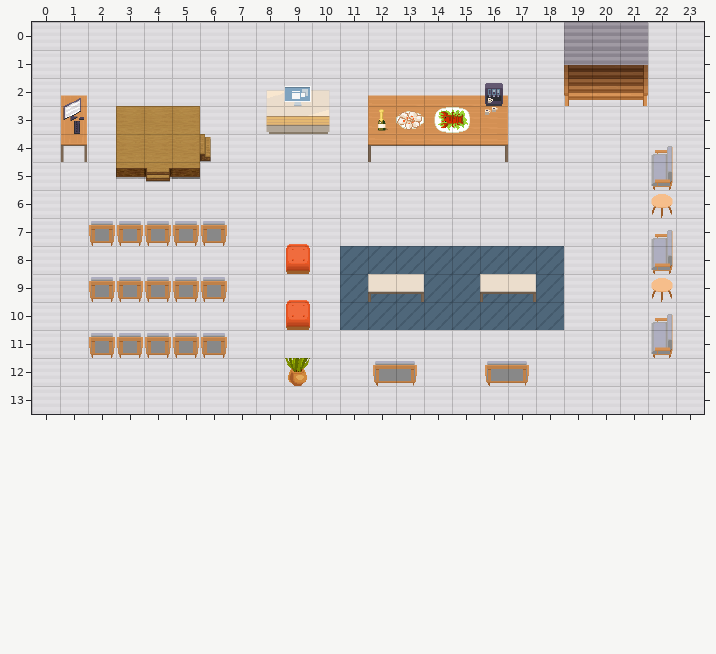
Tiled map (JSON), stored at conference.tmj. That is the earlier state.
Cells are 32x32 px. Shown: x 0..23, y 0..13.
The result:
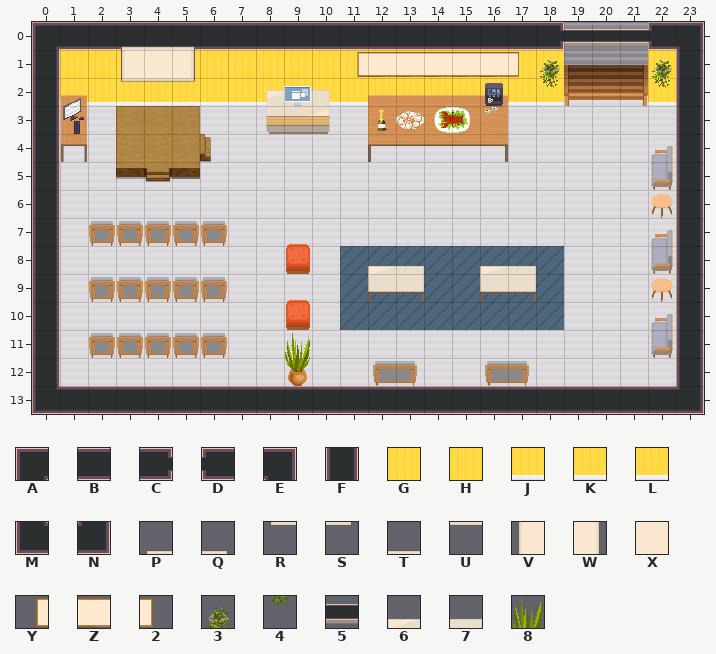
Key: from "Chunk 1": A 5, B 6, C 7, D 8, E 9, F 10, G 11, H 12 flipped left-right, J 13, K 14, L 14 flipped left-right, M 15, N 16, P 17, Q 17 flipped left-right, R 17 flipped up-down, S 17 turned 180, T 18, U 18 flipped up-down, V 19, W 19 flipped left-right, X 20, Y 21, Z 22, 2 23, 3 24, 4 25, 5 84, 6 85, 7 86, 8 88.
_ is an empty cell.
Tiles of an added or newly shown layer are drawn over the layers below it.
What changed:
{"where": "layer \"walls/walls1\" (now shown)"}
{"y":0,"x":0,"old":"___________________","new":"ABBBBBBBBBBBBBBBBBC"}
{"y":0,"x":22,"old":"__","new":"DE"}
{"y":1,"x":0,"old":"____","new":"FGGG"}
{"y":1,"x":5,"old":"______________","new":"GGGGGGGGGGGGGG"}
{"y":1,"x":22,"old":"__","new":"HF"}
{"y":2,"x":0,"old":"___________________","new":"FJJJJJJJJJJJJJJJJJK"}
{"y":2,"x":22,"old":"__","new":"LF"}
{"y":3,"x":0,"old":"_","new":"F"}
{"y":3,"x":23,"old":"_","new":"F"}
{"y":4,"x":0,"old":"_","new":"F"}
{"y":4,"x":23,"old":"_","new":"F"}
{"y":5,"x":0,"old":"_","new":"F"}
{"y":5,"x":23,"old":"_","new":"F"}
{"y":6,"x":0,"old":"_","new":"F"}
{"y":6,"x":23,"old":"_","new":"F"}
{"y":7,"x":0,"old":"_","new":"F"}
{"y":7,"x":23,"old":"_","new":"F"}
{"y":8,"x":0,"old":"_","new":"F"}
{"y":8,"x":23,"old":"_","new":"F"}
{"y":9,"x":0,"old":"_","new":"F"}
{"y":9,"x":23,"old":"_","new":"F"}
{"y":10,"x":0,"old":"_","new":"F"}
{"y":10,"x":23,"old":"_","new":"F"}
{"y":11,"x":0,"old":"_","new":"F"}
{"y":11,"x":23,"old":"_","new":"F"}
{"y":12,"x":0,"old":"_","new":"F"}
{"y":12,"x":23,"old":"_","new":"F"}
{"y":13,"x":0,"old":"________________________","new":"MBBBBBBBBBBBBBBBBBBBBBBN"}
{"where": "layer \"walls/walls2\" (now shown)"}
{"y":0,"x":3,"old":"___","new":"PTQ"}
{"y":1,"x":3,"old":"___","new":"VXW"}
{"y":1,"x":11,"old":"________","new":"YZZZZZ23"}
{"y":1,"x":22,"old":"_","new":"3"}
{"y":2,"x":3,"old":"___","new":"RUS"}
{"y":2,"x":18,"old":"_","new":"4"}
{"y":2,"x":22,"old":"_","new":"4"}
{"where": "layer \"above/above1\" (now shown)"}
{"y":0,"x":19,"old":"___","new":"555"}
{"y":8,"x":12,"old":"__","new":"67"}
{"y":8,"x":16,"old":"__","new":"67"}
{"y":11,"x":9,"old":"_","new":"8"}
{"label":"added","picture_box":[32,22,704,414]}
